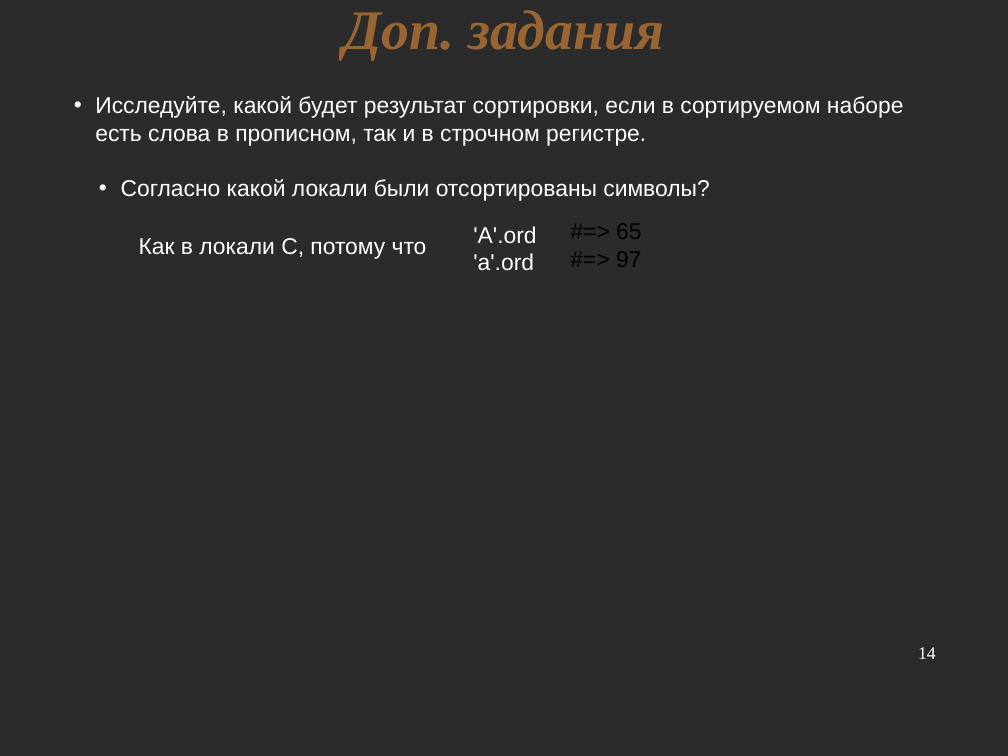
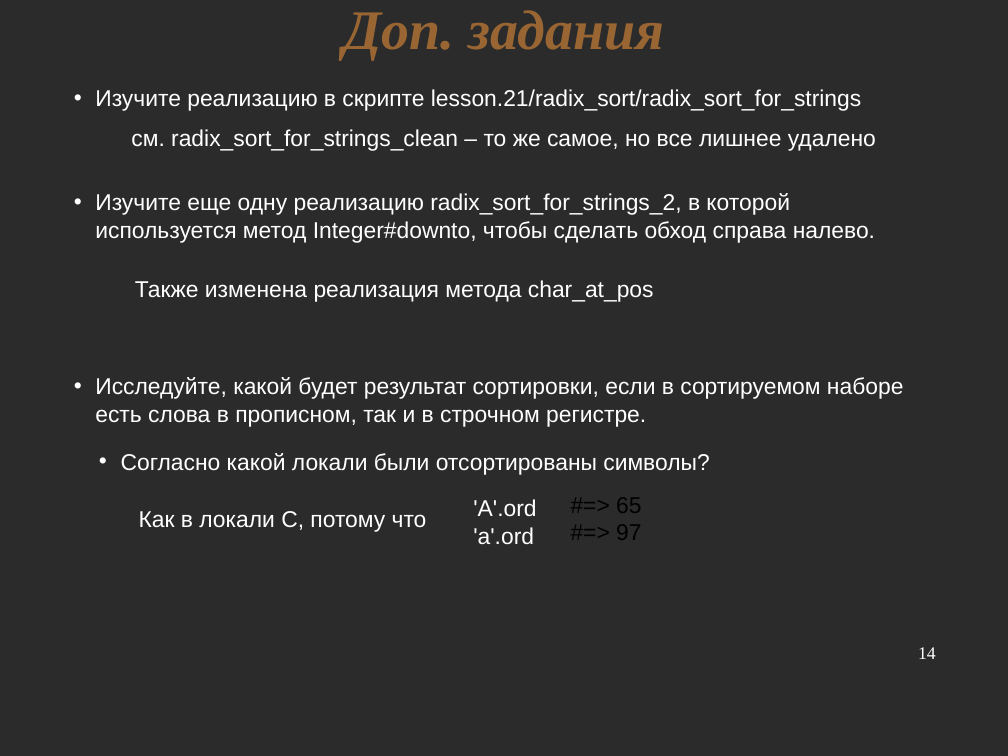
Before and after one commit to nkrot/rufsl, a slide deck: slide 14 of lectures/sorting.odp. Drawn at 1008x756 pixels with LibreOffice and Linux fonts; fonts in the diff are those of the drawing; background and template pictures are left out; a plain dark background stands for a picture behind light text. Boxes give left, top, right and bottom in pixels: in the first picture for what was removed or moved away, otherwise in the second. Text is boxed around its words. In the diff, an @@ line names an element or a change of style, - is before the commit and + after.

```diff
--- a/lectures/sorting.odp
+++ b/lectures/sorting.odp
@@ text added at (x1=95, y1=89, x2=861, y2=111), 18 pt, text #FFFFFF @@
+• Изучите реализацию в скрипте lesson.21/radix_sort/radix_sort_for_strings
@@ text added at (x1=131, y1=129, x2=876, y2=151), 18 pt, text #FFFFFF @@
+см. radix_sort_for_strings_clean – то же самое, но все лишнее удалено
@@ text added at (x1=95, y1=193, x2=875, y2=243), 18 pt, text #FFFFFF @@
+• Изучите еще одну реализацию radix_sort_for_strings_2, в которой используется метод Integer#downto, чтобы сделать обход справа налево.
@@ text added at (x1=135, y1=280, x2=654, y2=302), 18 pt, text #FFFFFF @@
+Также изменена реализация метода char_at_pos
@@ text "Исследуйте, какой будет результат сортировки, ..." moved from (x1=95, y1=96, x2=904, y2=146) to (x1=95, y1=377, x2=904, y2=427) @@
@@ 4 texts moved together from (x1=121, y1=179, x2=709, y2=271) to (x1=121, y1=453, x2=709, y2=545) @@
```
Also in this commit, not shown: 2 other slides changed, 4 other files.
